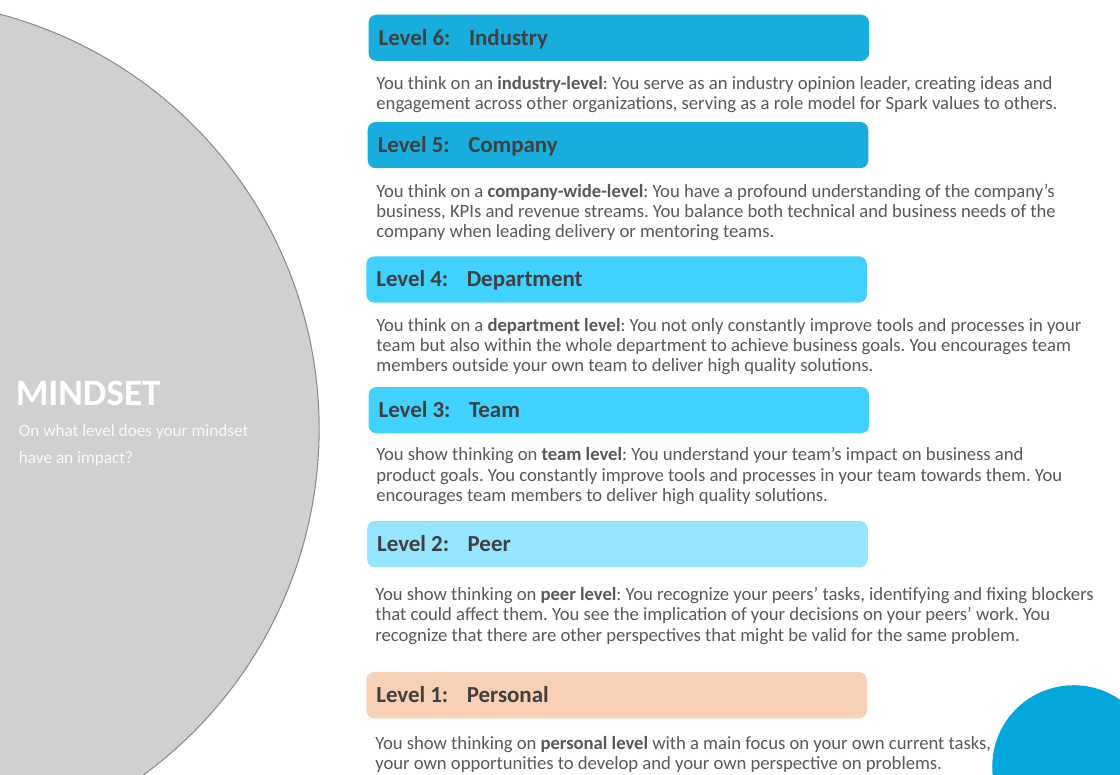
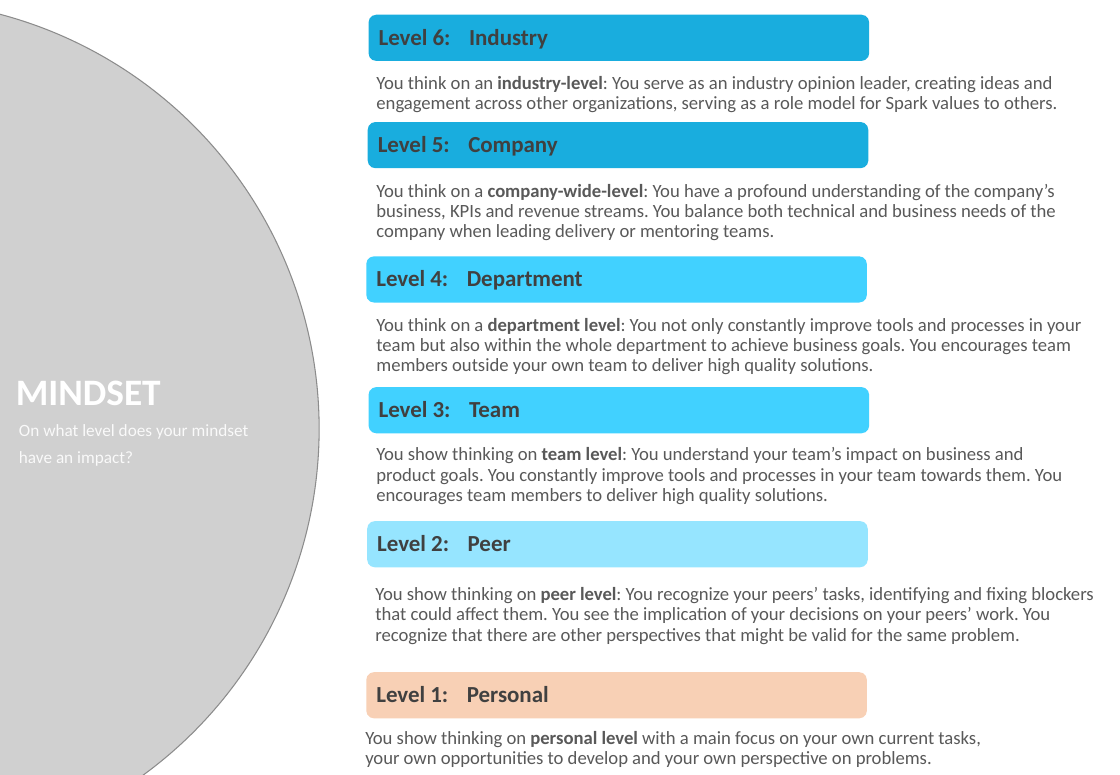
Before and after one commit to RossMerr/md, a slide deck: slide 12 of team/HR & Development/IT Skills Assessment.pptx (slide 13 before the commit). Drawn at 1120x775 pixels with LibreOffice and Linux fonts; fonts in the diff are those of the drawing; grey boxes stand for pictures; background and template pictures are left out. Boxes give left, top, right and bottom in pixels: in the first picture for what was removed or moved away, otherwise in the second. Text is boxed around its words. In the diff, an @@ line names an element or a change of style, - is before the commit and + after.

```diff
--- a/team/HR & Development/IT Skills Assessment.pptx
+++ b/team/HR & Development/IT Skills Assessment.pptx
@@ ellipse removed at <box>993,686,1120,775</box> @@
@@ text "You show thinking on personal ..." at <box>365,731,980,767</box>: less space between paragraphs @@
```
Also in this commit, not shown: 19 other slides changed, 3 slides removed, 2 other files.
